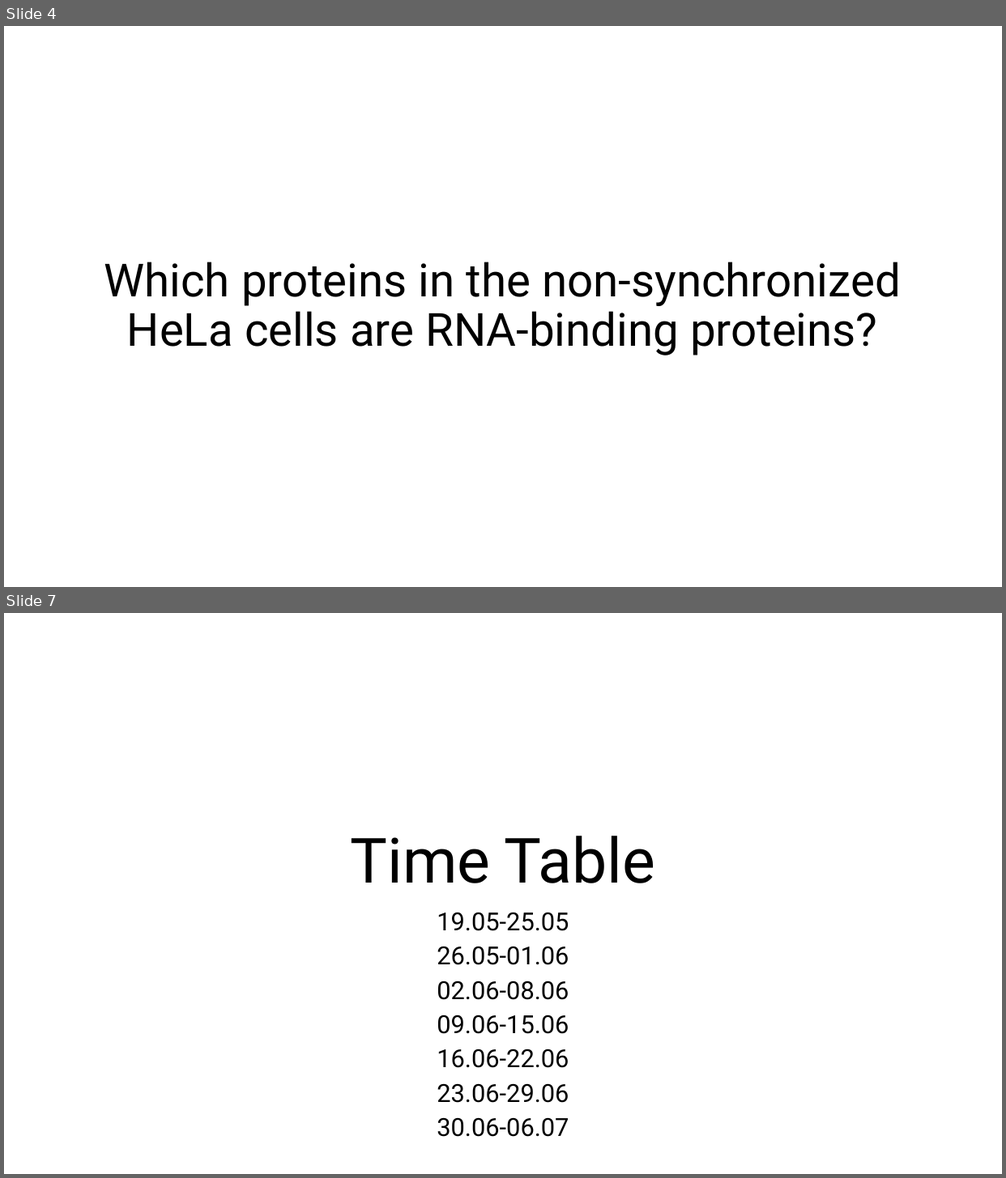
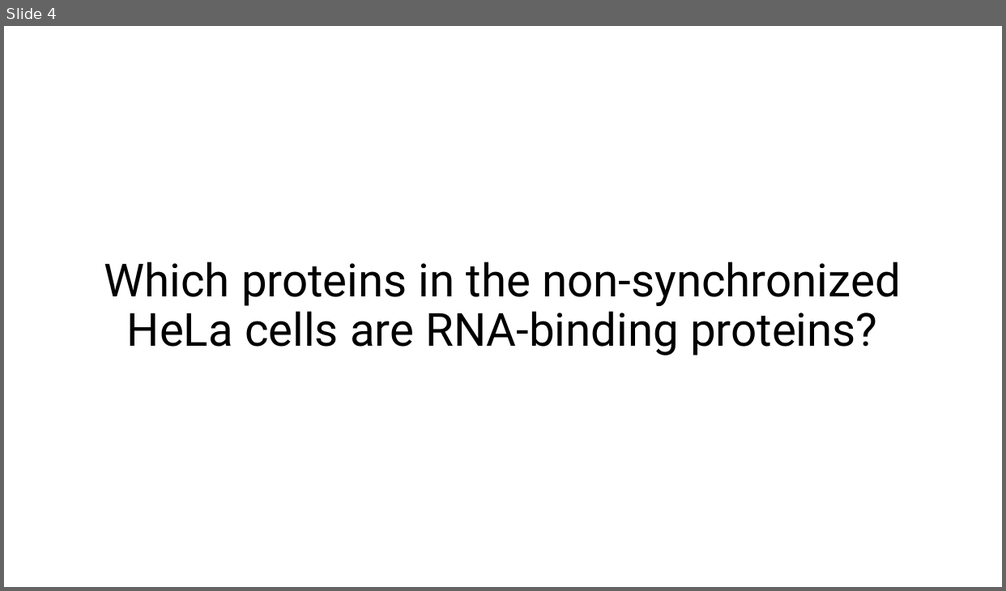
Before and after one commit to MichelaPozzi/2025-topic-03-group-01, a slide deck: Project Proposal Ben.pptx. Shown one above the other, each under a label of ours: slides 4 and 7 before the commit, slide 4 after it; the slides between them are not shown. The pictures are 1006x1178 and 1006x591 pixels, drawn with LibreOffice and Linux fonts; fonts in the diff are those of the drawing. Boxes give left, top, right and bottom in pixels: in the first picture for what was removed or moved away, otherwise in the second. Text is boxed around its words. In the diff, an @@ line names an element or a change of style, - is before the commit and + after.

```diff
--- a/Project Proposal Ben.pptx
+++ b/Project Proposal Ben.pptx
@@ slide 7 removed at (x1=4, y1=613, x2=1002, y2=1174), background #FFFFFF @@
@@ title removed at (x1=350, y1=836, x2=655, y2=884) @@
-Time Table
@@ subtitle removed at (x1=437, y1=912, x2=569, y2=1137) @@
-19.05-25.05
-26.05-01.06
-02.06-08.06
-09.06-15.06
-16.06-22.06
-23.06-29.06
-30.06-06.07
```
Also in this commit, not shown: 4 slides changed, 6 slides added, 1 other slide removed, 1 other file.
